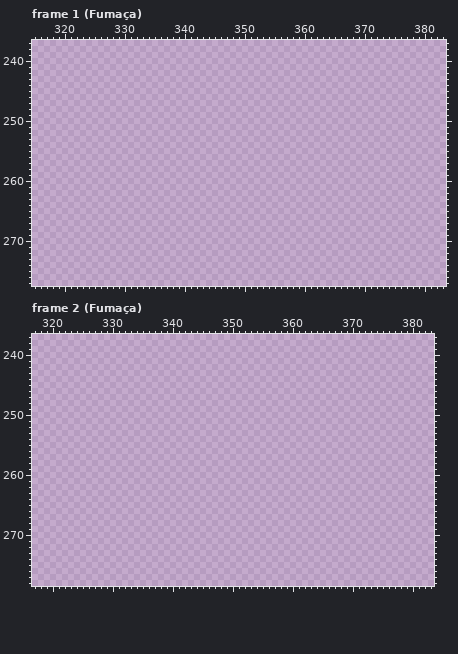
Two versions of one pixel-art file, Entregas/ase/Sprites/Sprite-0006.ase. The picture above was drawn from the file before the commit.
384x384 pixels, 57 frames. Pixels under 10% opacity are left out. Colours within 5 levels of each other are drawn and written as one. Shown: frame 1 (Fumaça): x 315..383, y 237..277; frame 2 (Fumaça): x 317..383, y 237..278. The commit also changed other frames or places, which this record leaves out.
The same view after the edit:
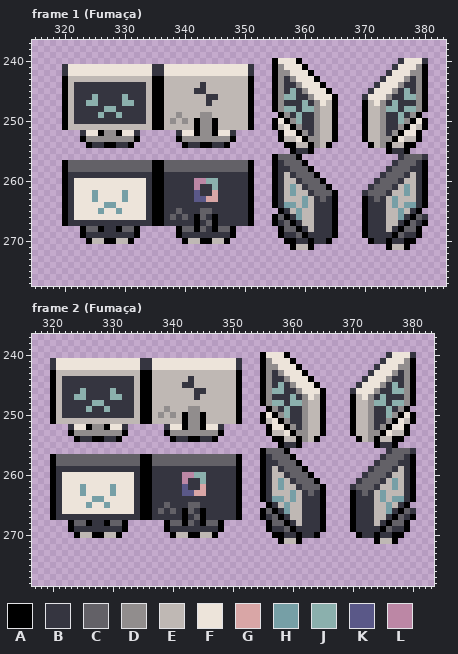
Palette (. is transparent): A #000000  B #353540  C #636167  D #918d8d  E #bfb8b4  F #ede4da  G #d9a6a6  H #769fa6  J #8bb0ad  K #5a5888  L #bc87a5
Diff:
Changed rows in their new state; - is an unchanged pixel.
Frame 1 (Fumaça), layer "Desenhos":
first column x 320:
240 -----------------------------------AFFFA----------------BFFFB
241 BFFFFFFFFFFFFFFBBFFFFFFFFFFFFFFB---ADFFFA--------------BFFFDA
242 BFFFFFFFFFFFFFFBBFFFFFFFFFFFFFFB---ADDFFFA------------BFFFDDA
243 AEEEEEEEEEEEEEEAAEEEEEEEEEEEEEEA---ADBDFFFA----------BFFFDBDA
244 AEBBBBBBBBBBBBEAAEEEEEEBEEEEEEEA---ADBBDFFFA--------BFFFDBBDA
245 AEBBBBBBBBBBBBEAAEEEEEBBEEEEEEEA---ADBJBDFFFA------BFFFDBJBDA
246 AEBBBJBBBBJBBBEAAEEEEEEEBBEEEEEA---ADJJBBDFFFA----BFFFDBBJJDA
247 AEBBJJBBBBJJBBEAAEEEEEEEBEEEEEEA---ADBBBJBDFEA----AEFDBJBBBDA
248 AEBBBBBJJBBBBBEAAEEEEEEEEEEEEEEA---ADJJBJJDEEA----AEEDJJBJJDA
249 AEBBBBJBBJBBBBEAAEEDEEEDDEEEEEEA----ADBJBBDEEA----AEEDBBJBDA-
250 AEBBBBBBBBBBBBEAAEDEDEADDAEEEEEA---AFADJBBDEEA----AEEDBBJDAFA
251 AEEEEEEEEEEEEEEAAEEEEEADDAEEEEEA---AEFADBBDEEA----AEEDBBDAFEA
252 ---BFFADDAFFB------BFFADDAFFB-------AFFADBDEEA----AEEDBDAFFA-
253 ---ADDDDDDDDA------ADDDDDDDDA-------AEEFADDEEA----AEEDDAFEEA-
254 ----ABBAABBA--------ABBAABBA---------AAEEADEA------AEDAEEAA--
255 --------------------------------------ABBA------------ABBA---
256 -----------------------------------ACCCA----------------BCCCB
257 ACCCCCCCCCCCCCCAACCCCCCCCCCCCCCA---ABCCCA--------------BCCCBA
258 ACCCCCCCCCCCCCCAACCCCCCCCCCCCCCA---ABBCCCA------------BCCCBBA
259 ABBBBBBBBBBBBBBAABBBBBBBBBBBBBBA---ABEBCCCA----------BCCCBEBA
260 ABFFFFFFFFFFFFBAABBBBBLLJJBBBBBA---ABEEBCCCA--------BCCCBEEBA
261 ABFFFFFFFFFFFFBAABBBBBLBBJBBBBBA---ABEHEBCCCA------BCCCBEHEBA
262 ABFFFHFFFFHFFFBAABBBBBKBBGBBBBBA---ABEHEEBCCCA----BCCCBEEHEBA
263 ABFFFHFFFFHFFFBAABBBBBKKGGBBBBBA---ABEEEHEBCBA----ABCBEHEEEBA
264 ABFFFFFHHFFFFFBAABBBBBBBBBBBBBBA---ABHHEHEBBBA----ABBBEHEHHBA
265 ABFFFFHFFHFFFFBAABBCBBBCCBBBBBBA----ABEHEEBBBA----ABBBEEHEBA-
266 ABFFFFFFFFFFFFBAABCBCBACBABBBBBA---ACABHEEBBBA----ABBBEEHBACB
267 ABBBBBBBBBBBBBBAABBBBBABCABBBBBA---ABCABEEBBBA----ABBBEEBACBA
268 ---ACCABBACCA------ACCACBACCA-------ACCABEBBBA----ABBBEBACCA-
269 ---ABBBBBBBBA------ABBBBBBBBA-------ABBCABBBBA----ABBBBACBBA-
270 ----AEEAAEEA--------AEEAAEEA---------AABBABBA------ABBABBAA--
271 --------------------------------------AEEA------------AEEA---
Frame 2 (Fumaça), layer "Desenhos": the same change as frame 1 (Fumaça)
Where, in picture pixels (left, top, right, bottom), the same in both pictures:
added: (62, 58, 338, 250)
added: (362, 58, 428, 250)
added: (50, 352, 416, 544)
